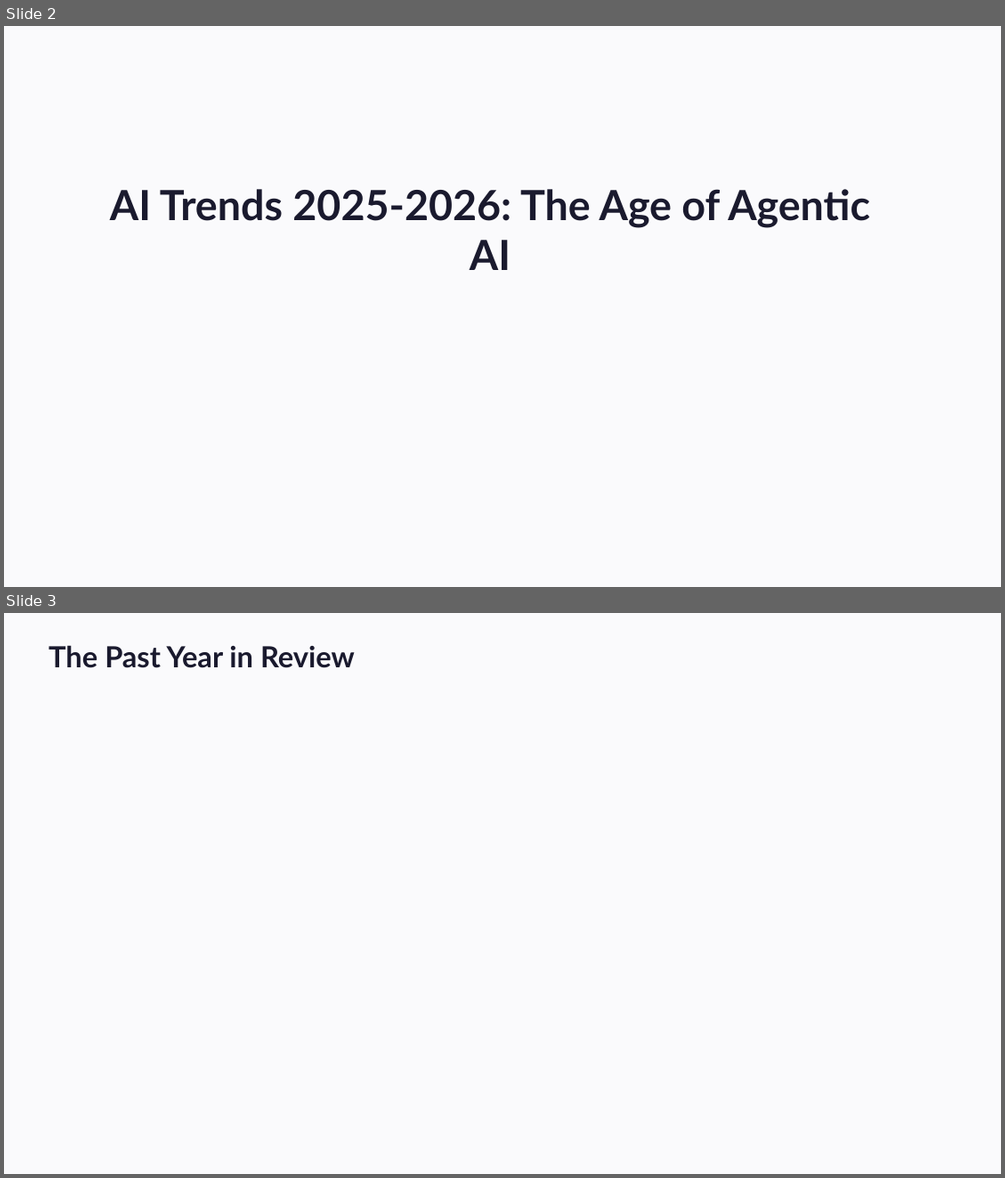
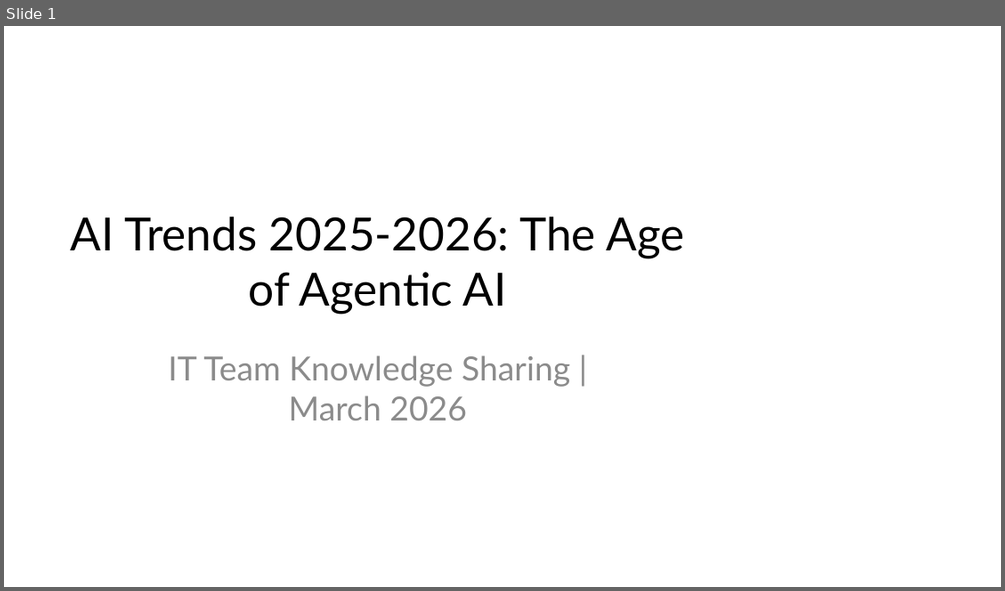
Before and after one commit to givethedog/ppt-maker, a slide deck: output/ai-trends-en/report.pptx. Shown one above the other, each under a label of ours: slides 2 and 3 before the commit, slide 1 after it. The pictures are 1005x1178 and 1005x591 pixels, drawn with LibreOffice and Linux fonts; fonts in the diff are those of the drawing. Boxes give left, top, right and bottom in pixels: in the first picture for what was removed or moved away, otherwise in the second. Text is boxed around its words. In the diff, an @@ line names an element or a change of style, - is before the commit and + after.

```diff
--- a/output/ai-trends-en/report.pptx
+++ b/output/ai-trends-en/report.pptx
@@ slide 3 removed at bbox=[4, 613, 1001, 1174], background #FAFAFC @@
@@ text removed at bbox=[48, 645, 355, 668] @@
-The Past Year in Review
@@ what was slide 2 is now slide 1 @@
@@ slide 1 changed as well @@
@@ background #FAFAFC to #FFFFFF @@
@@ title "AI Trends 2025-2026: The Age ...": place and size @@
-title "AI Trends 2025-2026: The Age ..." at bbox=[110, 189, 870, 270]
+title "AI Trends 2025-2026: The Age ..." at bbox=[71, 216, 684, 314]
@@ title "AI Trends 2025-2026: The Age ..." at bbox=[71, 216, 684, 314]: size 40 to 44 pt, text colour #1A1A2E to #000000, bold off; vertical alignment top to middle @@
@@ subtitle added at bbox=[168, 355, 570, 420], 32 pt, text #8C8C8C @@
+IT Team Knowledge Sharing | March 2026
```
Also in this commit, not shown: 5 other slides changed, 4 slides added, 4 other slides removed, 1 other file.
